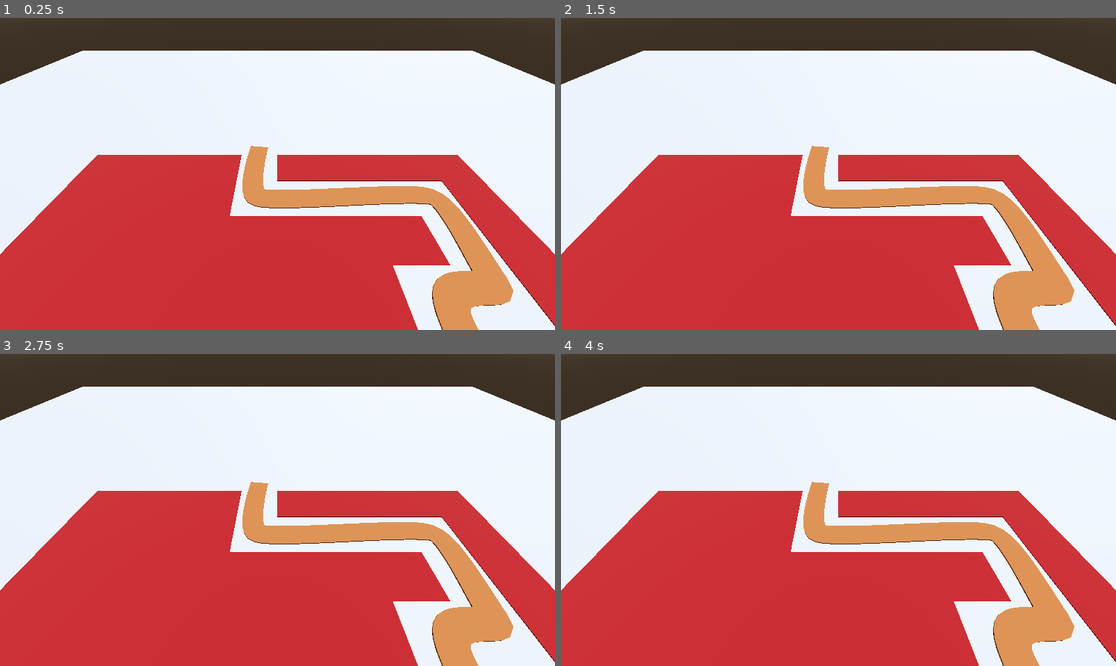
Above: before the commit, frames 1-4 (two rows, left to right).
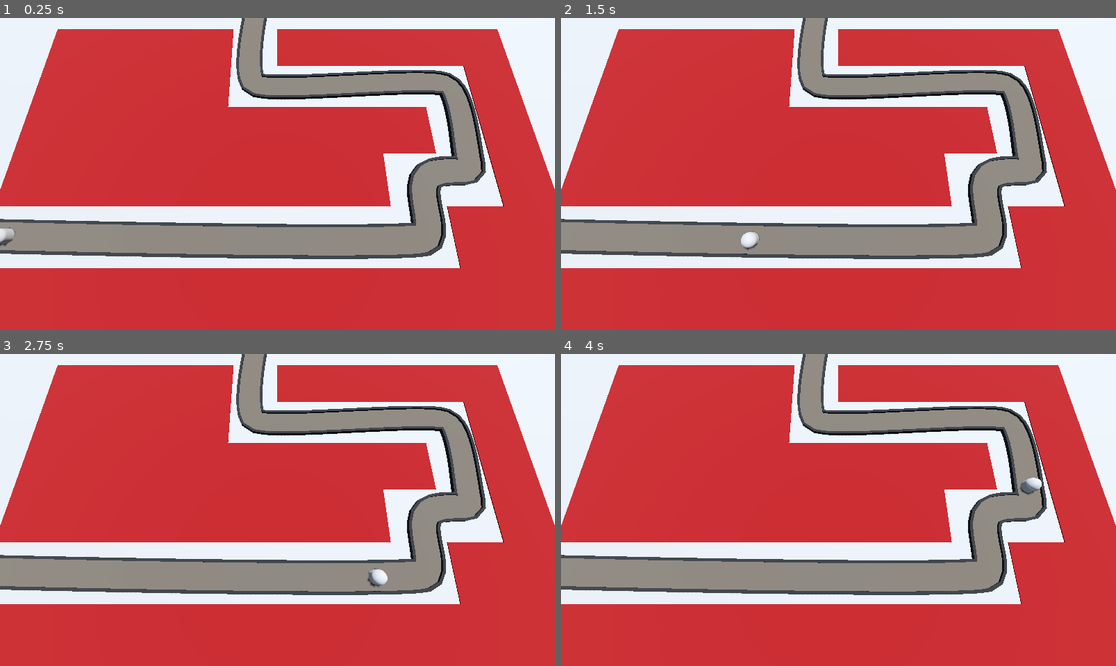
Above: after the commit, the same moments.

Repository: roomno17/Barbarian-Blaster
Game: Godot game, scene res://level.tscn
Same seed, same stepped clock (60 frames per second), same inputs: the game is played once before the commit and once after it.
Inputs:
- Up to frame 1 (0.25 s): no input
- Up to frame 2 (1.5 s): no input
- Up to frame 3 (2.75 s): no input
- Up to frame 4 (4 s): no input

The runs differ from the first frame. In frame 1, 69% of the frame differs, in the area x 0-100%, y 0-100%; in frame 2, 69%; in frame 3, 69%; in frame 4, 69%.

Commit message:
enemy+path3d

Diff:
--- /dev/null
+++ b/enemy.gd
@@ -0,0 +1,5 @@
+extends PathFollow3D
+@export var speed = 10
+
+func _process(delta: float) -> void:
+	progress+=speed*delta
--- /dev/null
+++ b/enemy.tscn
@@ -0,0 +1,13 @@
+[gd_scene load_steps=3 format=3 uid="uid://csjdq42434llx"]
+
+[ext_resource type="Script" uid="uid://dytp44utnij1x" path="res://enemy.gd" id="1_7k104"]
+
+[sub_resource type="CapsuleMesh" id="CapsuleMesh_7xaro"]
+
+[node name="Enemy" type="PathFollow3D"]
+transform = Transform3D(-0.023645116, 0, -0.9996838, 0, 1, 0, 0.9996838, 0, -0.023645116, 0, 0, 0)
+progress = 2.0759888
+script = ExtResource("1_7k104")
+
+[node name="MeshInstance3D" type="MeshInstance3D" parent="."]
+mesh = SubResource("CapsuleMesh_7xaro")
--- a/level.tscn
+++ b/level.tscn
@@ -1,6 +1,7 @@
-[gd_scene load_steps=7 format=3 uid="uid://0dxud7s43o0p"]
+[gd_scene load_steps=9 format=3 uid="uid://0dxud7s43o0p"]
 
 [ext_resource type="MeshLibrary" uid="uid://c0c3djgifhbb0" path="res://MeshLibraries/space_library.tres" id="1_u52ul"]
+[ext_resource type="PackedScene" uid="uid://csjdq42434llx" path="res://enemy.tscn" id="2_vonw3"]
 
 [sub_resource type="ProceduralSkyMaterial" id="ProceduralSkyMaterial_5xgho"]
 sky_horizon_color = Color(0.66224277, 0.6717428, 0.6867428, 1)
@@ -23,7 +24,10 @@
 point_count = 7
 
 [sub_resource type="StandardMaterial3D" id="StandardMaterial3D_u52ul"]
-albedo_color = Color(0.5136032, 0.27712286, 0.12427782, 1)
+albedo_color = Color(0.28868848, 0.2577828, 0.22066543, 1)
+
+[sub_resource type="StandardMaterial3D" id="StandardMaterial3D_vonw3"]
+albedo_color = Color(0.10747976, 0.10747973, 0.10747973, 1)
 
 [node name="level" type="Node3D"]
 
@@ -38,7 +42,7 @@
 transform = Transform3D(100, 0, 0, 0, 2, 0, 0, 0, 100, 0, -1, 0)
 
 [node name="Camera3D" type="Camera3D" parent="."]
-transform = Transform3D(1, 0, 0, 0, 0.70710677, 0.70710677, 0, -0.70710677, 0.70710677, 0, 14.5, 9.5)
+transform = Transform3D(1, 0, 0, 0, 0.25881904, 0.96592575, 0, -0.96592575, 0.25881904, 0, 14.5, 9.5)
 
 [node name="GridMap" type="GridMap" parent="."]
 mesh_library = ExtResource("1_u52ul")
@@ -50,11 +54,9 @@
 metadata/_editor_floor_ = Vector3(0, 0, 0)
 
 [node name="Path3D" type="Path3D" parent="."]
-transform = Transform3D(1, 0, 0, 0, 1, 0, 0, 0, 1, 0, 0, 2)
 curve = SubResource("Curve3D_u52ul")
 
 [node name="CSGPolygon3D" type="CSGPolygon3D" parent="Path3D"]
-transform = Transform3D(1, 0, 0, 0, 1, 0, 0, 0, 1, 0, 0, -4)
 polygon = PackedVector2Array(-1, 0, -1, 0.1, 1, 0.1, 1, 0)
 mode = 2
 path_node = NodePath("..")
@@ -68,3 +70,36 @@
 path_u_distance = 1.0
 path_joined = false
 material = SubResource("StandardMaterial3D_u52ul")
+
+[node name="LeftEdge" type="CSGPolygon3D" parent="Path3D"]
+polygon = PackedVector2Array(-1.1, 0, -1.1, 0.25, -0.9, 0.25, -0.9, 0)
+mode = 2
+path_node = NodePath("..")
+path_interval_type = 0
+path_interval = 0.6
+path_simplify_angle = 0.0
+path_rotation = 2
+path_rotation_accurate = false
+path_local = false
+path_continuous_u = true
+path_u_distance = 1.0
+path_joined = false
+material = SubResource("StandardMaterial3D_vonw3")
+
+[node name="RightEdge" type="CSGPolygon3D" parent="Path3D"]
+polygon = PackedVector2Array(1.1, 0, 1.1, 0.25, 0.9, 0.25, 0.9, 0)
+mode = 2
+path_node = NodePath("..")
+path_interval_type = 0
+path_interval = 0.41
+path_simplify_angle = 0.0
+path_rotation = 2
+path_rotation_accurate = false
+path_local = false
+path_continuous_u = true
+path_u_distance = 1.0
+path_joined = false
+material = SubResource("StandardMaterial3D_vonw3")
+
+[node name="Enemy" parent="Path3D" instance=ExtResource("2_vonw3")]
+transform = Transform3D(-0.023645116, 0, -0.9996838, 0, 1, 0, 0.9996838, 0, -0.023645116, -20.851744, 0, 9.936457)
Not shown, added: enemy.gd.uid
